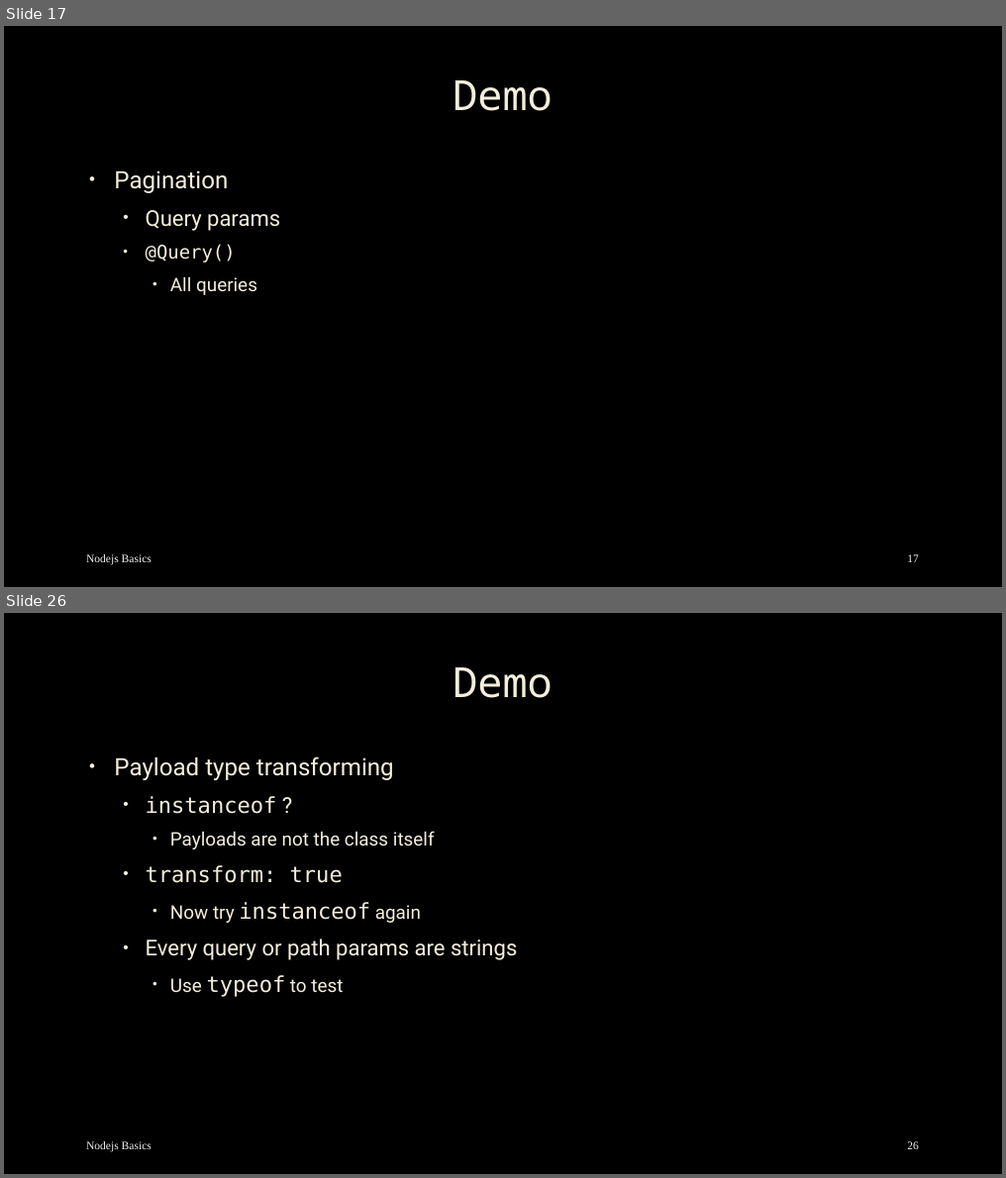
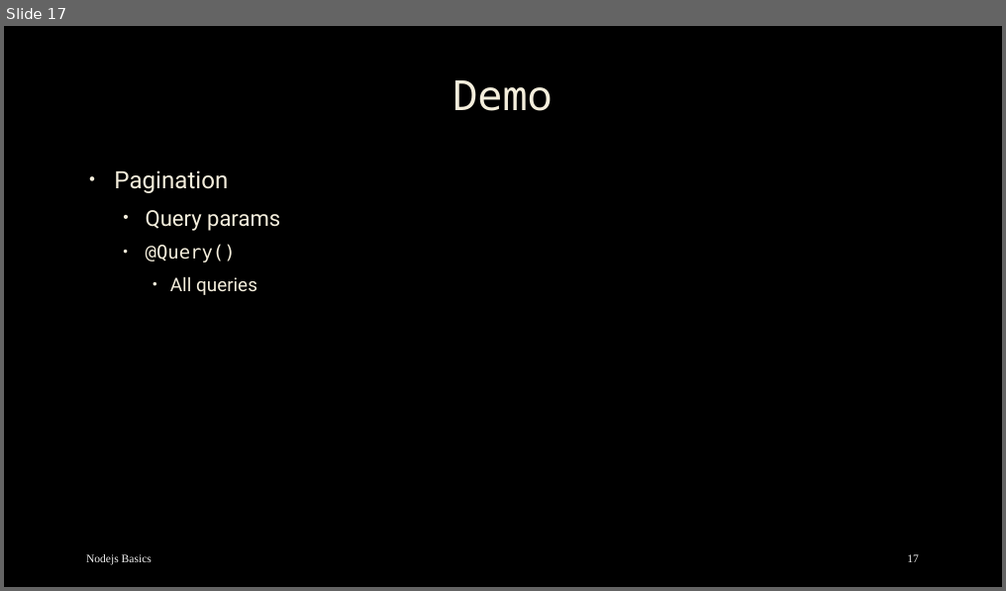
Before and after one commit to mostafa8026/nestjs-course, a slide deck: nestjs/nestjs-01.pptx. Shown one above the other, each under a label of ours: slides 17 and 26 before the commit, slide 17 after it; the slides between them are not shown. The pictures are 1006x1178 and 1006x591 pixels, drawn with LibreOffice and Linux fonts; fonts in the diff are those of the drawing; background and template pictures are left out. Boxes give left, top, right and bottom in pixels: in the first picture for what was removed or moved away, otherwise in the second. Text is boxed around its words. In the diff, an @@ line names an element or a change of style, - is before the commit and + after.

```diff
--- a/nestjs/nestjs-01.pptx
+++ b/nestjs/nestjs-01.pptx
@@ slide 26 removed at (4,613,1002,1174), background picture (left out) @@
@@ title removed at (452,667,552,698) @@
-Demo
@@ text removed at (114,757,517,997) @@
-• Payload type transforming
-  • instanceof ?
-    • Payloads are not the class itself
-  • transform: true
-    • Now try instanceof again
-  • Every query or path params are strings
-    • Use typeof to test
@@ text removed at (86,1142,152,1153) @@
-Nodejs Basics
@@ page number removed at (907,1142,919,1150) @@
-26
```
Also in this commit, not shown: 9 other slides removed, 36 other files.
